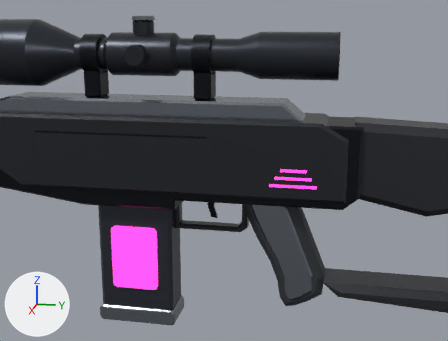
The glTF model examples/scifi-rifle.glb, before and after one commit.
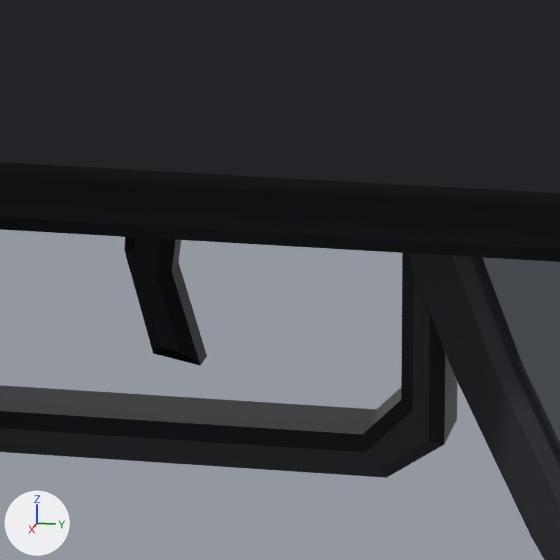
Old and new are each drawn from a camera (50 mm lens) standing at (0.484, 0.0522, 0.1652) and looking at (-0.0075, -0.0462, 0.0423) and again close up on the part from 43% to 58% of the width and 51% to 71% of the height. The axes (+X, +Y, +Z) are drawn at lower left. The lights are the same throughout. The first two pictures are the older version. Where no turn or scale is listed for an object, it has been applied to the vertices.

Objects in the first close-up: 'Grip', 'Receiver', 'Trigger'.
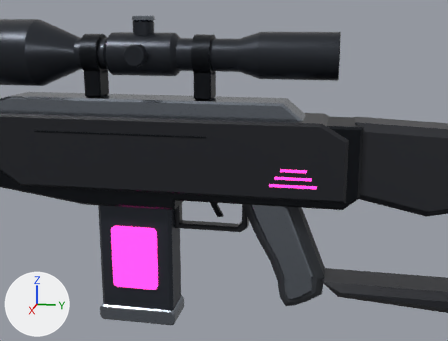
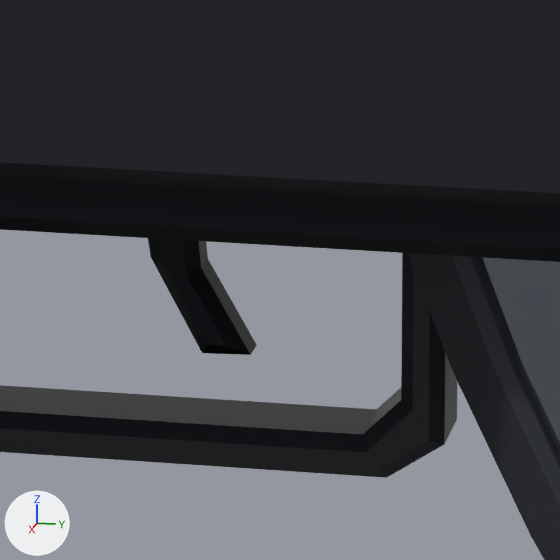
Boxes [x1, y1, x2, y2] around the edits, measured in the close-ups (560 x 560 px):
'Trigger', turned: before [124, 237, 207, 366]; after [148, 238, 257, 355]

What the commit changed:
Object 'Trigger' (ob_trigger) turns from (0, 0, 0) to (13, 0, 0) degrees about x, y and z.
